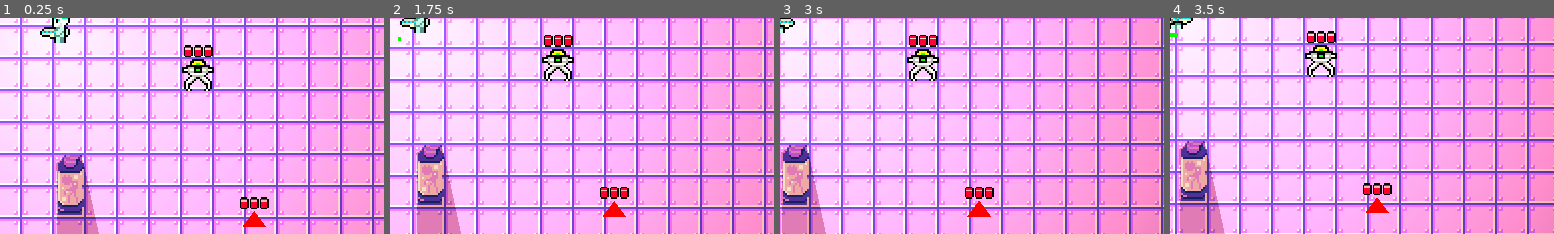
Above: before the commit, frames 1-4 (left to right).
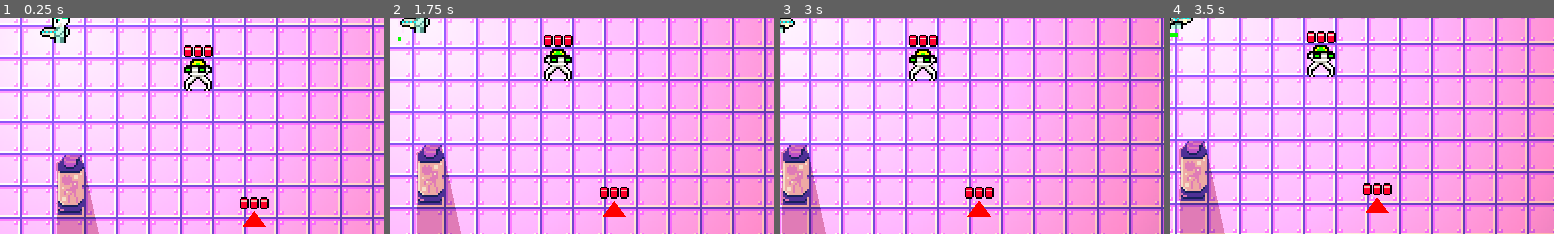
Above: after the commit, the same moments.

Repository: angeldustjdr/ostjam2022
Game: Godot game, scene res://Scenes/Main.tscn
The game is run twice, just before and just after one commit, with the same random seed, the same clock (stepped at 60 frames per second) and the same inputs.
Inputs (mouse positions are % of the whole screen's width and height, from its top left):
- Up to frame 1 (0.25 s): no input
- Up to frame 2 (1.75 s): tap Enter at 0.5, 1.25 s; move the mouse to (72, 45) at 0.52 s; tap Space (ui_select) at 0.77, 1.52 s; move the mouse to (30, 55) at 1.27 s
- Up to frame 3 (3 s): tap Enter at 2, 2.75 s; move the mouse to (60, 28) at 2.02 s; move the mouse to (45, 70) at 2.77 s
- Up to frame 4 (3.5 s): tap Space (ui_select) at 3.02 s
The pictures show only the part of the screen within x 50-100%, y 50-100%; the shares and areas given below are measured in that part.

The runs differ from the first frame. In frame 1, 0.1% of the frame differs, in the area x 47-56%, y 22-26%; in frame 2, 0.2%, in the area x 39-48%, y 15-21%; in frame 3, 0.1%; in frame 4, 0.2%.

Commit message:
animationtree robot1

Diff:
--- a/src/Scenes/Robot1.tscn
+++ b/src/Scenes/Robot1.tscn
@@ -68,6 +68,35 @@
 "values": [ 8, 9, 10, 7 ]
 }
 
+[sub_resource type="AnimationNodeAnimation" id=5]
+animation = "death"
+
+[sub_resource type="AnimationNodeAnimation" id=6]
+animation = "idle"
+
+[sub_resource type="AnimationNodeAnimation" id=7]
+animation = "walk"
+
+[sub_resource type="AnimationNodeStateMachineTransition" id=8]
+
+[sub_resource type="AnimationNodeStateMachineTransition" id=9]
+
+[sub_resource type="AnimationNodeStateMachineTransition" id=10]
+
+[sub_resource type="AnimationNodeStateMachineTransition" id=11]
+
+[sub_resource type="AnimationNodeStateMachine" id=12]
+states/death/node = SubResource( 5 )
+states/death/position = Vector2( 335, 198 )
+states/idle/node = SubResource( 6 )
+states/idle/position = Vector2( 179, 89 )
+states/walk/node = SubResource( 7 )
+states/walk/position = Vector2( 370, 49 )
+transitions = [ "walk", "death", SubResource( 8 ), "idle", "death", SubResource( 9 ), "walk", "idle", SubResource( 10 ), "idle", "walk", SubResource( 11 ) ]
+start_node = "idle"
+
+[sub_resource type="AnimationNodeStateMachinePlayback" id=13]
+
 [node name="Pikes" instance=ExtResource( 1 )]
 
 [node name="Polygon2D" parent="." index="1"]
@@ -88,3 +117,9 @@
 anims/death = SubResource( 2 )
 anims/idle = SubResource( 3 )
 anims/walk = SubResource( 4 )
+
+[node name="AnimationTree" type="AnimationTree" parent="." index="5"]
+tree_root = SubResource( 12 )
+anim_player = NodePath("../AnimationPlayer")
+active = true
+parameters/playback = SubResource( 13 )
Not shown: 1 places in src/Scenes/Robot1.tscn that only renumber resources
